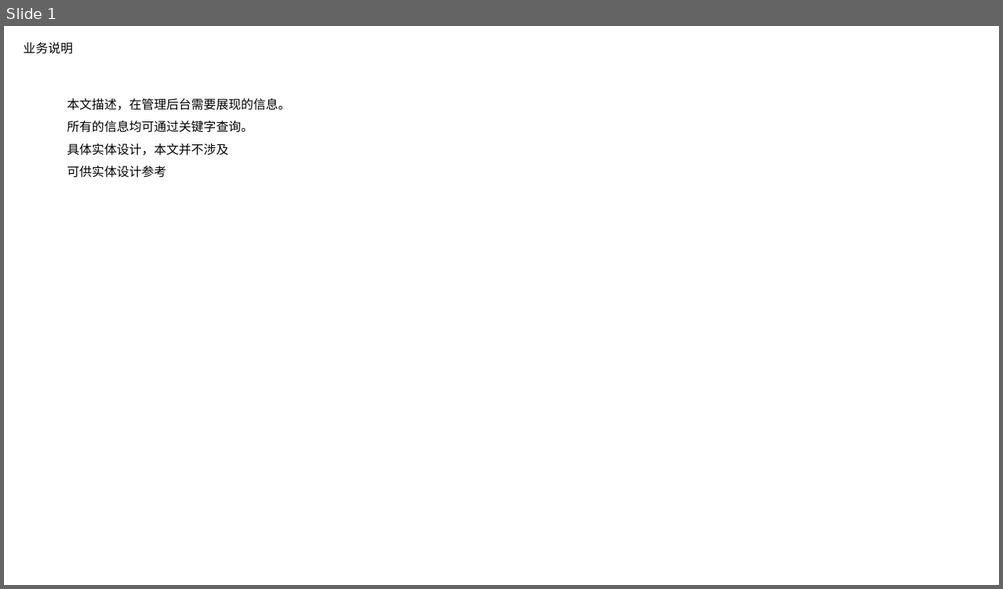
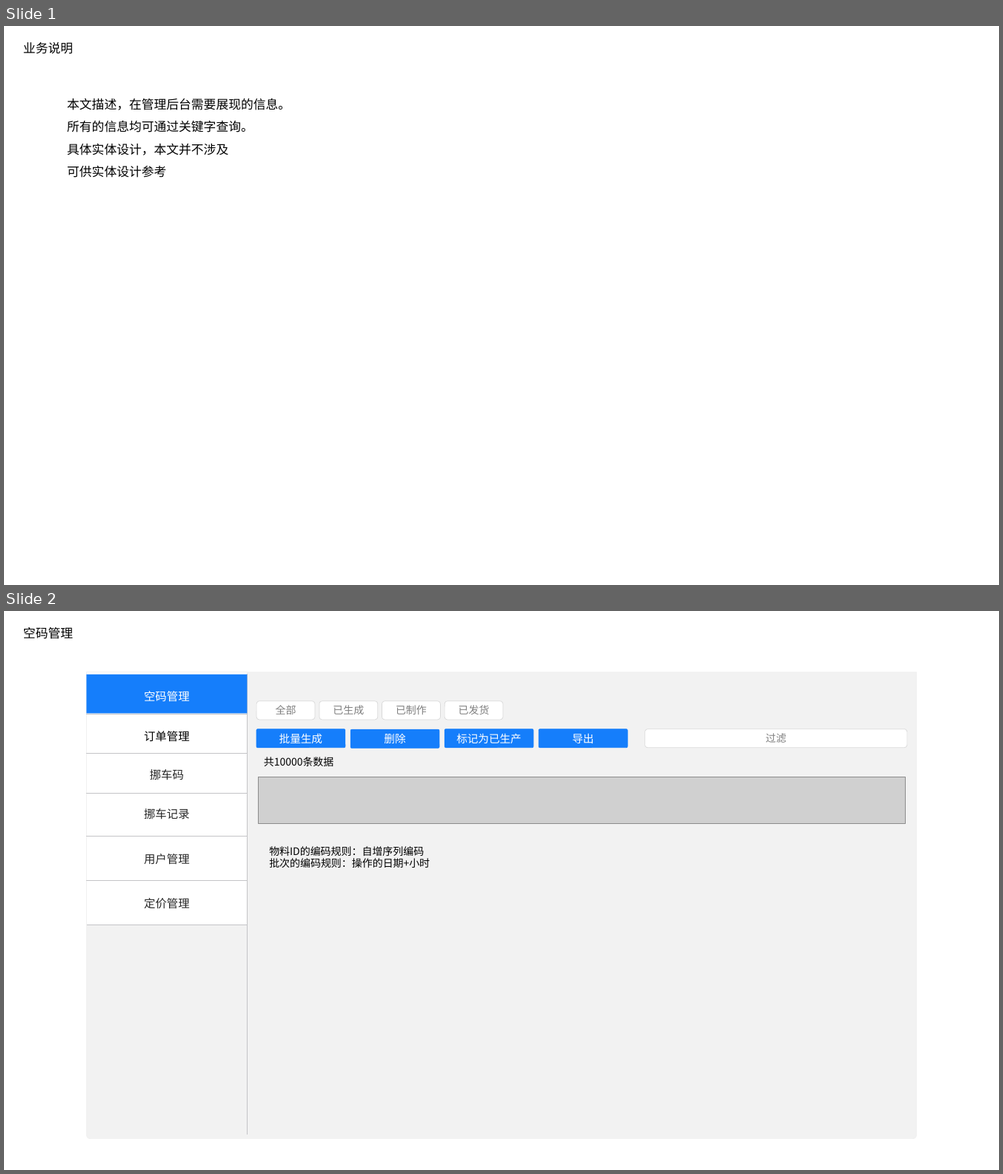
Before and after one commit to nixiaobing/kindpetro, a slide deck: product/扫码挪车/挪车产品设计-admin-陆陆畅版本.pptx. Shown one above the other, each under a label of ours: slide 1 before the commit, slides 1 and 2 after it. The pictures are 1003x589 and 1003x1174 pixels, drawn with LibreOffice and Linux fonts; fonts in the diff are those of the drawing; grey boxes stand for pictures. Boxes give left, top, right and bottom in pixels: in the first picture for what was removed or moved away, otherwise in the second. Text is boxed around its words. In the diff, an @@ line names an element or a change of style, - is before the commit and + after.

```diff
--- a/product/扫码挪车/挪车产品设计-admin-陆陆畅版本.pptx
+++ b/product/扫码挪车/挪车产品设计-admin-陆陆畅版本.pptx
@@ slide 2 added at [4, 611, 999, 1170], background #FFFFFF @@
@@ title added at [23, 627, 73, 639], 12 pt, text #000000 @@
+空码管理
@@ round same rect added at [87, 672, 916, 1139], fill #F2F2F2, outline #F0F0F0 0.5 pt @@
@@ round same rect added at [87, 672, 247, 925], fill #FFFFFF, outline #F0F0F0 0.5 pt @@
@@ rounded rectangle added at [87, 675, 247, 713], fill #157EFB @@
@@ line added from (247, 1136) to (247, 675), #C4C4C7 0.25 pt @@
@@ text added at [144, 691, 190, 702], 11 pt, text #FFFFFF @@
+空码管理
@@ line added from (87, 714) to (247, 714), #C4C4C7 0.25 pt @@
@@ rounded rectangle added at [256, 701, 314, 720], fill #FFFFFF, outline #D9D9D9 0.5 pt, 10 pt, text #808080 @@
+全部
@@ rounded rectangle added at [319, 701, 378, 720], fill #FFFFFF, outline #D9D9D9 0.5 pt, 10 pt, text #808080 @@
+已生成
@@ rounded rectangle added at [382, 701, 441, 720], fill #FFFFFF, outline #D9D9D9 0.5 pt, 10 pt, text #808080 @@
+已制作
@@ rounded rectangle added at [444, 701, 503, 720], fill #FFFFFF, outline #D9D9D9 0.5 pt, 10 pt, text #808080 @@
+已发货
@@ text added at [144, 731, 190, 742], 11 pt, text #000000 @@
+订单管理
@@ rounded rectangle added at [256, 729, 345, 748], fill #157EFB, outline #157EFB 0.5 pt, 10.5 pt, text #FFFFFF @@
+批量生成
@@ rounded rectangle added at [350, 729, 439, 749], fill #157EFB, outline #157EFB 0.5 pt, 10.5 pt, text #FFFFFF @@
+删除
@@ rounded rectangle added at [444, 729, 533, 748], fill #157EFB, outline #157EFB 0.5 pt, 10.5 pt, text #FFFFFF @@
+标记为已生产
@@ rounded rectangle added at [539, 729, 628, 748], fill #157EFB, outline #157EFB 0.5 pt, 10.5 pt, text #FFFFFF @@
+导出
@@ rounded rectangle added at [645, 729, 907, 748], fill #FFFFFF, outline #D9D9D9 0.5 pt, 10 pt, text #808080 @@
+过滤
@@ line added from (87, 754) to (247, 754), #C4C4C7 0.25 pt @@
@@ text added at [264, 757, 334, 766], 10 pt, text #000000 @@
+共10000条数据
@@ text added at [150, 769, 184, 780], 11 pt, text #262626 @@
+挪车码
@@ picture added at [259, 777, 905, 823] @@
@@ line added from (87, 794) to (247, 794), #C4C4C7 0.25 pt @@
@@ text added at [144, 809, 190, 820], 11 pt, text #262626 @@
+挪车记录
@@ line added from (87, 836) to (247, 836), #C4C4C7 0.25 pt @@
@@ text added at [144, 854, 190, 865], 11 pt, text #262626 @@
+用户管理
@@ text added at [269, 846, 430, 868], 10 pt, text #000000 @@
+物料ID的编码规则：自增序列编码
+批次的编码规则：操作的日期+小时
@@ line added from (87, 881) to (247, 881), #C4C4C7 0.25 pt @@
@@ text added at [144, 898, 190, 909], 11 pt, text #262626 @@
+定价管理
@@ line added from (87, 925) to (247, 925), #C4C4C7 0.25 pt @@
```
Also in this commit, not shown: 6 other slides added, 5 slides removed, 3 other files.
